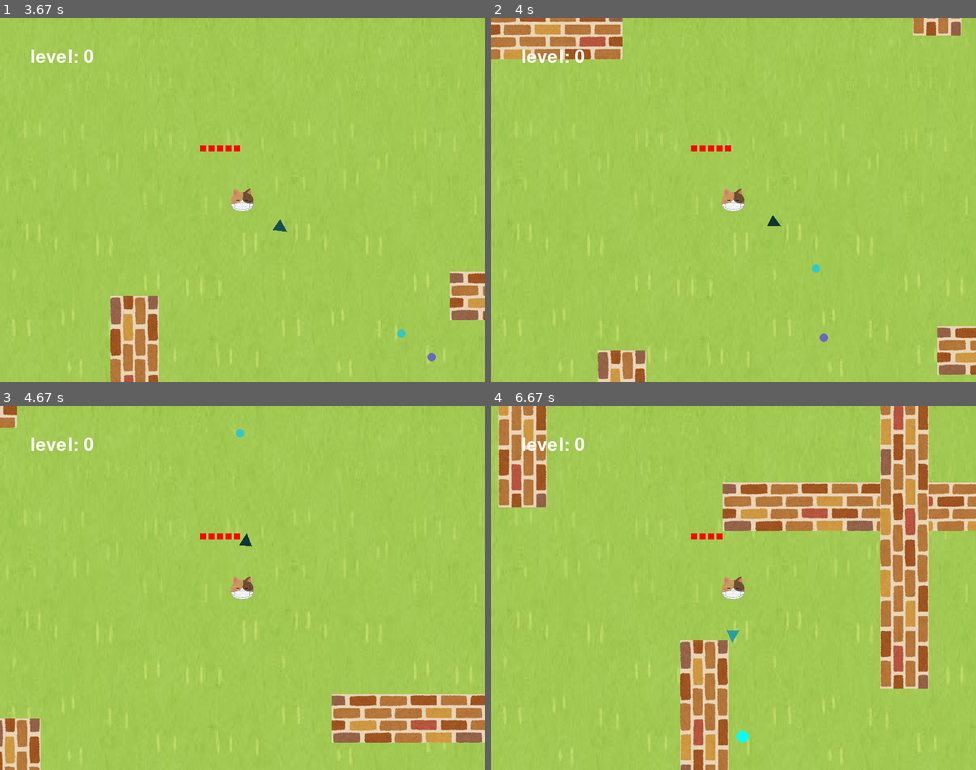
Above: before the commit, frames 1-4 (two rows, left to right).
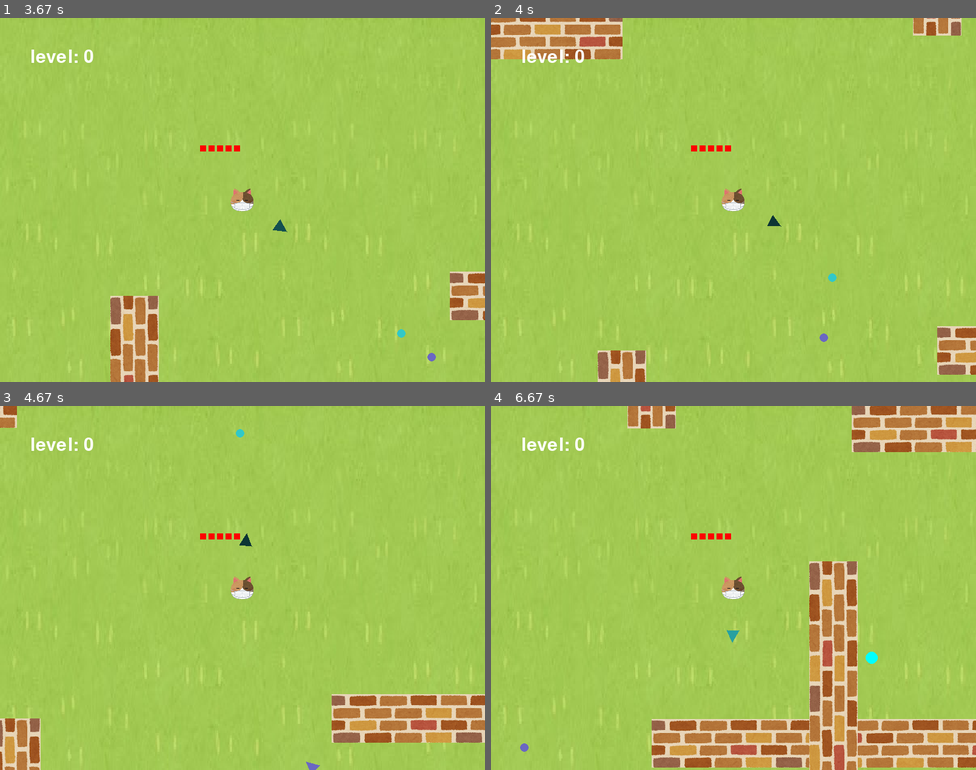
Above: after the commit, the same moments.

Repository: leo271828/PyGame_7-1_VaccineGame
Game: pygame game, started from main.py
Same seed, same stepped clock (60 frames per second), same inputs: the game is played once before the commit and once after it.
Inputs (mouse positions are in pixels of both pictures, inside the frame that each line leads up to):
- Up to frame 1 (3.67 s): click (242, 200) at 0.38 s; hold D 0.67-1.13 s; click (397, 189) at 0.75 s; hold W 1.17-1.47 s; click (242, 221) at 1.25 s; hold D 1.5-1.97 s; click (126, 203) at 1.58 s; hold A 2-2.53 s; click (291, 280) at 2.08 s; hold S 2.57-2.87 s; click (92, 287) at 2.65 s; hold A 2.9-3.3 s; click (315, 72) at 2.98 s; hold W from 3.33 s (still down); click (421, 327) at 3.42 s
- Up to frame 2 (4 s): release W at 3.7 s; hold D from 3.73 s (still down); click (791, 232) at 3.82 s
- Up to frame 3 (4.67 s): release D at 4.37 s; hold S from 4.4 s (still down); click (252, 464) at 4.48 s
- Up to frame 4 (6.67 s): release S at 4.77 s; hold A 4.8-5.27 s; click (617, 515) at 4.88 s; hold D 5.3-5.77 s; click (558, 577) at 5.38 s; hold W 5.8-6.1 s; click (709, 682) at 5.88 s; hold D 6.13-6.6 s; click (733, 631) at 6.22 s; hold A from 6.63 s (still down)

Frame 1 is identical in both runs. In frame 2, less than 0.1% of the frame differs, in the area x 66-72%, y 67-73%; in frame 3, less than 0.1%; in frame 4, 34%, in the area x 1-100%, y 0-100%.

Commit message:
Update bullet.py

Diff:
--- a/bullet.py
+++ b/bullet.py
@@ -46,7 +46,8 @@
 class PlayerBullet(Bullet):
     def update(self):
         # 其實我看不懂這個 f
-        f = lambda:self.master.master.field.touch(self) or self.master.master.monster.touch(self)
+        # monster.的部分還沒加進來
+        f = lambda:self.master.master.field.touch(self)
         super().update(f)
 
     def kill(self):
